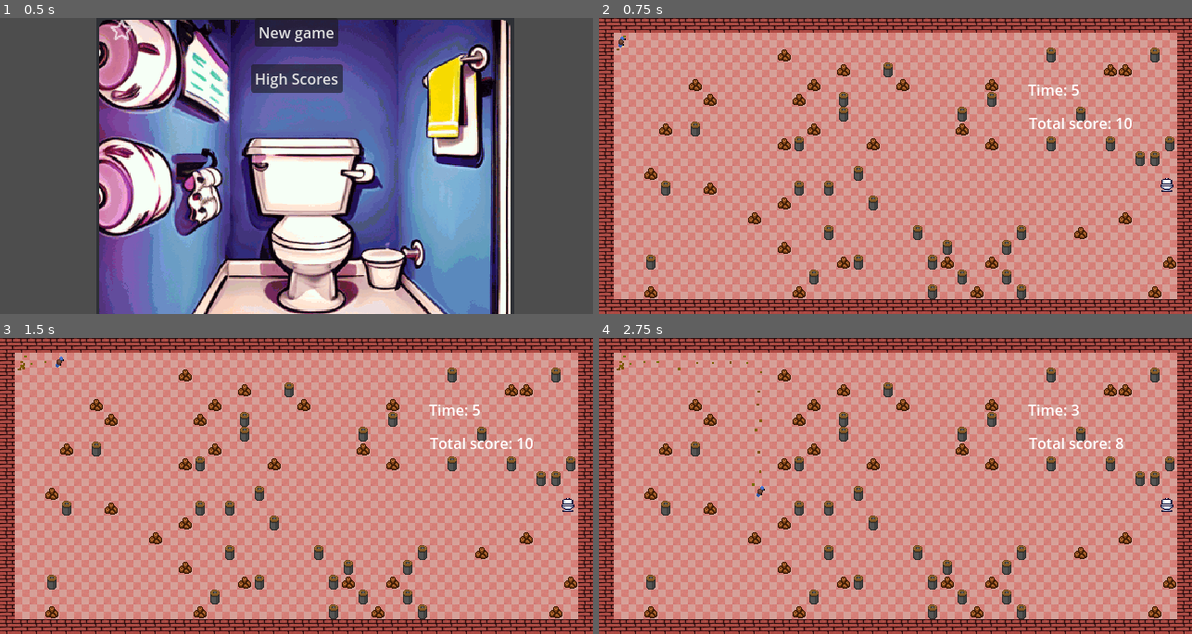
Above: before the commit, frames 1-4 (two rows, left to right).
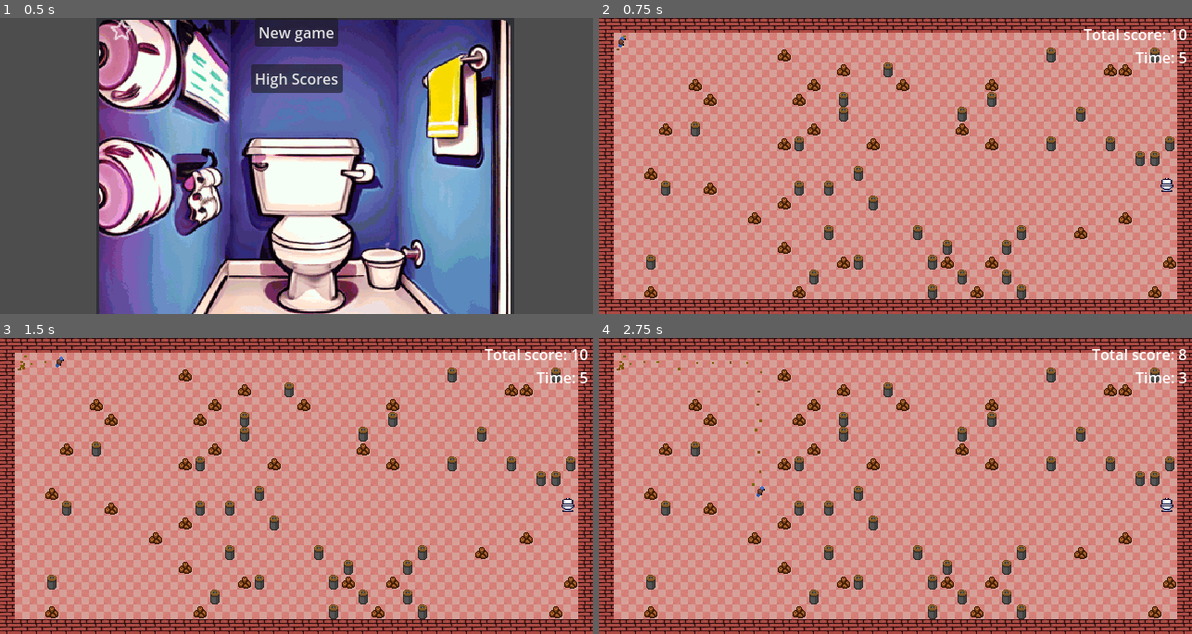
Above: after the commit, the same moments.

Repository: Huve/the_runs
Game: Godot game, scene res://StartMenu.tscn
Two runs of this game, one before a commit and one after it. Both use one fixed random seed, a clock stepped at 60 frames per second and the inputs below.
Inputs:
- Up to frame 1 (0.5 s): no input
- Up to frame 2 (0.75 s): click "New game" at 0.5 s
- Up to frame 3 (1.5 s): tap Enter at 1.25 s; hold Right (ui_right) from 1.28 s (still down)
- Up to frame 4 (2.75 s): release Right (ui_right) at 2.03 s; hold Down (ui_down) from 2.03 s (still down)

Frame 1 is identical in both runs. In frame 2, 0.8% of the frame differs, in the area x 72-100%, y 3-38%; in frame 3, 0.8%; in frame 4, 0.8%.

Commit message:
Add retry option after loss

Diff:
--- a/Game.tscn
+++ b/Game.tscn
@@ -213,25 +213,30 @@
 [node name="GameControl" type="Control" parent="."]
 layout_mode = 3
 anchors_preset = 0
-offset_left = 5.0
-offset_top = 19.0
-offset_right = 41.0
-offset_bottom = 41.0
+offset_left = 2.0
+offset_top = 6.0
+offset_right = 635.0
+offset_bottom = 317.0
 script = ExtResource("6_7lp01")
 
 [node name="CurrentScoreLabel" type="Label" parent="GameControl"]
-layout_mode = 0
-offset_left = 459.0
-offset_top = 83.0
-offset_right = 499.0
-offset_bottom = 106.0
+layout_mode = 1
+anchors_preset = 1
+anchor_left = 1.0
+anchor_right = 1.0
+offset_left = -40.0
+offset_bottom = 23.0
+grow_horizontal = 0
 
 [node name="LevelTimeLabel" type="Label" parent="GameControl"]
-layout_mode = 0
-offset_left = 458.0
-offset_top = 47.0
-offset_right = 498.0
-offset_bottom = 70.0
+layout_mode = 1
+anchors_preset = 1
+anchor_left = 1.0
+anchor_right = 1.0
+offset_left = -40.0
+offset_top = 25.0
+offset_bottom = 48.0
+grow_horizontal = 0
 
 [node name="LevelTimer" type="Timer" parent="GameControl"]
 
--- a/LossScene.gd
+++ b/LossScene.gd
@@ -17,3 +17,8 @@
 func _on_main_menu_button_pressed():
 	GameInfo.reset()
 	get_tree().change_scene_to_file("res://StartMenu.tscn")
+
+
+func _on_retry_button_pressed():
+	GameInfo.reset()
+	get_tree().change_scene_to_file("res://Game.tscn")
--- a/LossScene.tscn
+++ b/LossScene.tscn
@@ -14,9 +14,10 @@
 anchor_top = 1.0
 anchor_right = 0.5
 anchor_bottom = 1.0
-offset_left = -48.0
-offset_top = -31.0
-offset_right = 48.0
+offset_left = -11.0
+offset_top = -34.0
+offset_right = 85.0
+offset_bottom = -3.0
 grow_horizontal = 2
 grow_vertical = 0
 size_flags_horizontal = 0
@@ -46,6 +47,21 @@
 grow_horizontal = 2
 grow_vertical = 2
 
+[node name="RetryButton" type="Button" parent="CanvasLayer"]
+anchors_preset = 7
+anchor_left = 0.5
+anchor_top = 1.0
+anchor_right = 0.5
+anchor_bottom = 1.0
+offset_left = -78.0
+offset_top = -34.0
+offset_right = -28.0
+offset_bottom = -3.0
+grow_horizontal = 2
+grow_vertical = 0
+size_flags_horizontal = 0
+text = "Retry"
+
 [node name="Control" type="Control" parent="."]
 layout_mode = 3
 anchors_preset = 0
@@ -62,3 +78,4 @@
 texture = ExtResource("1_p6r36")
 
 [connection signal="pressed" from="CanvasLayer/MainMenuButton" to="." method="_on_main_menu_button_pressed"]
+[connection signal="pressed" from="CanvasLayer/RetryButton" to="." method="_on_retry_button_pressed"]
